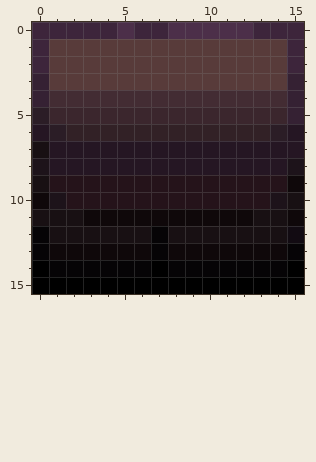
Two versions of one pixel-art sprite, public/assets/tiles/edge.png. This is how it looked before the edit.
The file is 16x16 pixels. Colours within 5 levels of each other are drawn and written as one.
Once edited:
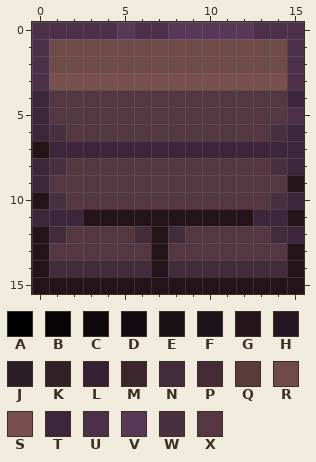
Palette (. is transparent): A #000000  B #060406  C #0f080a  D #120b12  E #181013  F #1d131a  G #25131a  H #251623  J #2b1d26  K #322126  L #352133  M #3b262d  N #422c3b  P #432c33  Q #583b3a  R #6e4a48  S #78514f  T #3d253b  U #4c2f49  V #593756  W #483040  X #543740
Change:
Changed rows in their new state; - is an unchanged pixel.
first column x 0:
 0 UUUUUVUUVVVVVUUU
 1 URRRRRRRRRRRRRRU
 2 URRRRRRRRRRRRRRU
 3 USSSSSSSSSSSSSSU
 4 TXXXXXXXXXXXXXXT
 5 TXXXXXXXXXXXXXXU
 6 TWXXXXXXXXXXXXWT
 7 GTTTTTTTTTTTTTTT
 8 TWXXXXXXXXXXXXWT
 9 TXXXXXXXXXXXXXXG
10 GWXXXXXXXXXXXXWT
11 TTTGGGGGGGGGGTTG
12 GNXXXXNGNXXXXXNT
13 GXXXXXXGXXXXXXXG
14 GNNNNNNGNNNNNNNG
15 GGGGGGGGGGGGGGGG
